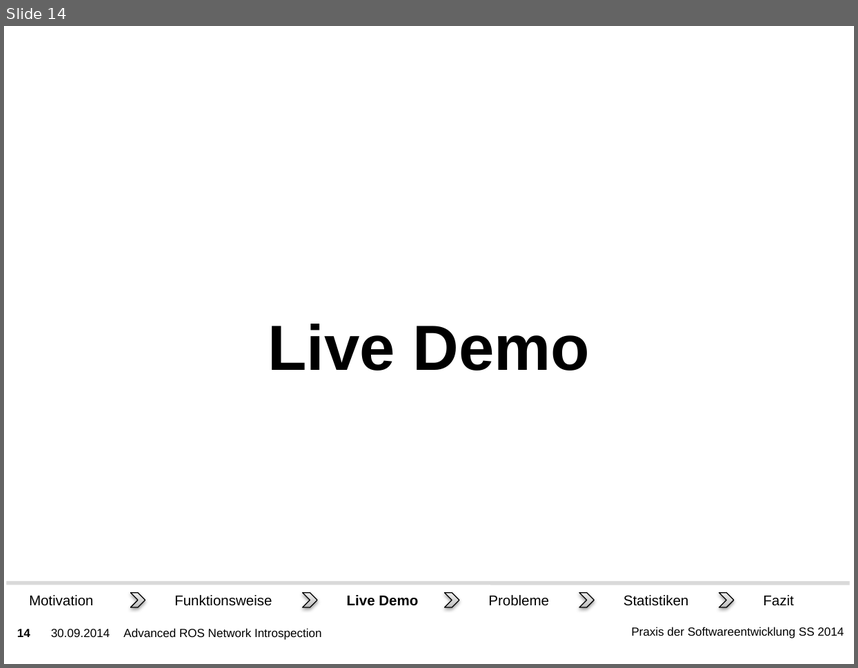
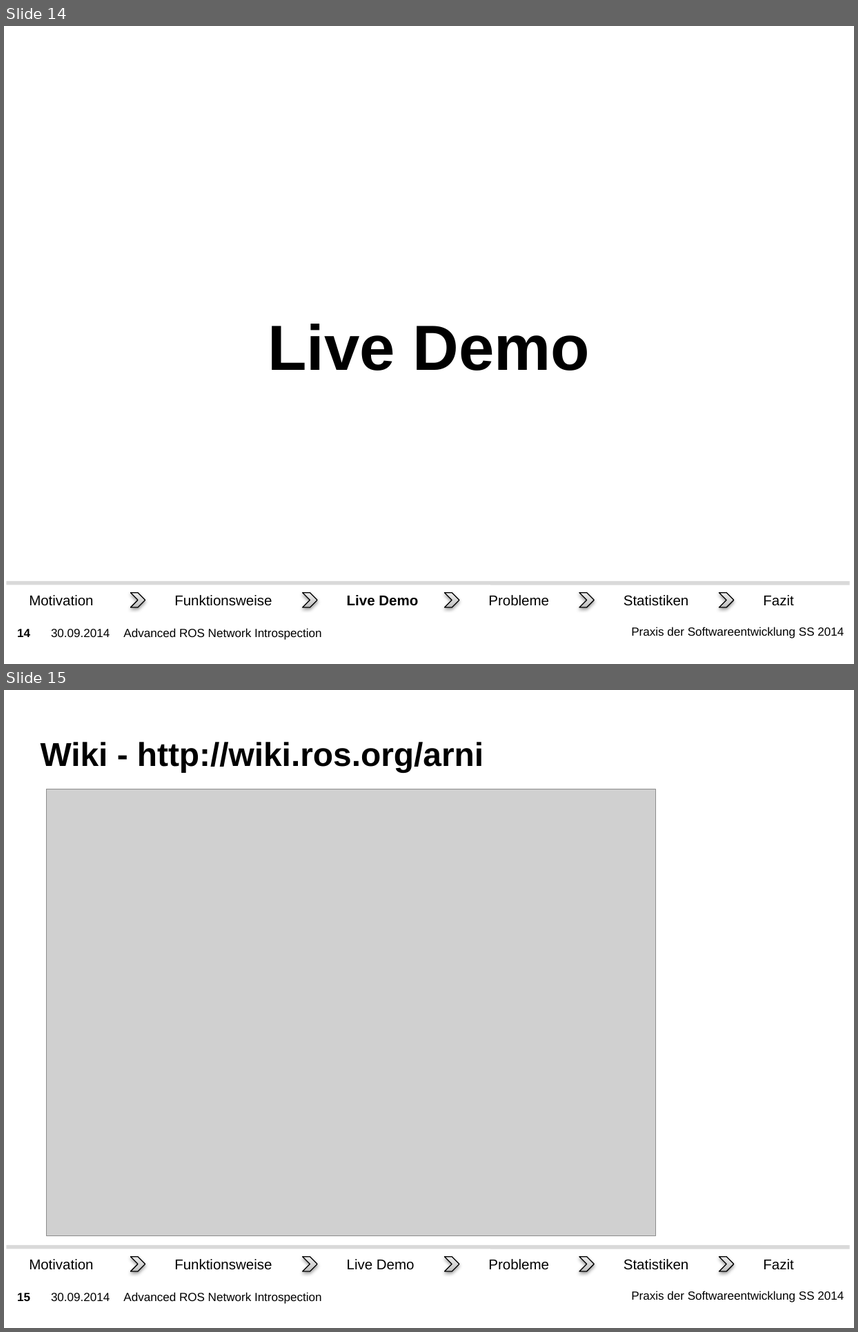
Before and after one commit to ROS-PSE/Documents, a slide deck: Präsentation/Präsentation.pptx. Shown one above the other, each under a label of ours: slide 14 before the commit, slides 14 and 15 after it. The pictures are 858x668 and 858x1332 pixels, drawn with LibreOffice and Linux fonts; fonts in the diff are those of the drawing; grey boxes stand for pictures; background and template pictures are left out. Boxes give left, top, right and bottom in pixels: in the first picture for what was removed or moved away, otherwise in the second. Text is boxed around its words. In the diff, an @@ line names an element or a change of style, - is before the commit and + after.

Commit message:
Update Präsentation - Wiki ergänzt

```diff
--- a/Präsentation/Präsentation.pptx
+++ b/Präsentation/Präsentation.pptx
@@ slide 15 added at [4, 690, 854, 1328], background picture (left out); not listed: 3 template elements that a slide beside it also shows @@
@@ title added at [41, 742, 484, 773], 28 pt, text #000000, bold @@
+Wiki - http://wiki.ros.org/arni
@@ picture added at [47, 789, 656, 1235] @@
@@ group added at [7, 1247, 850, 1276]: 6 rectangles, 5 chevrons, 1 line @@
+Funktionsweise
+Statistiken
+Live Demo
+Fazit
+Motivation
+Probleme
@@ text added at [123, 1292, 322, 1303], 10 pt, text #000000 @@
+Advanced ROS Network Introspection
```
Also in this commit, not shown: 1 slide changed, 1 other file.
